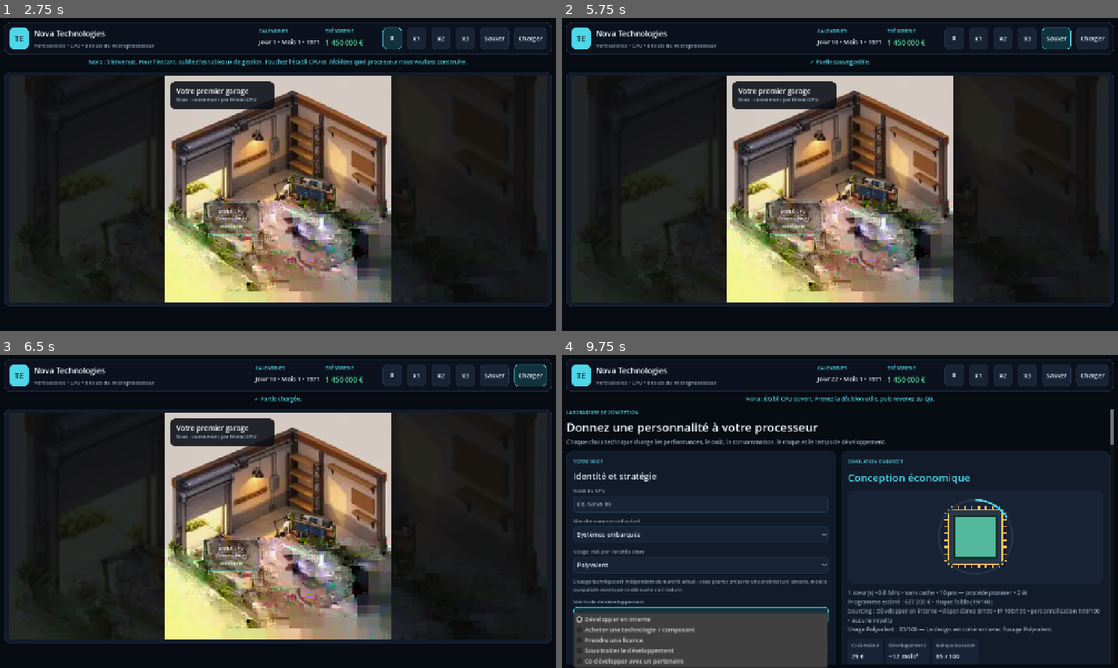
Above: before the commit, frames 1-4 (two rows, left to right).
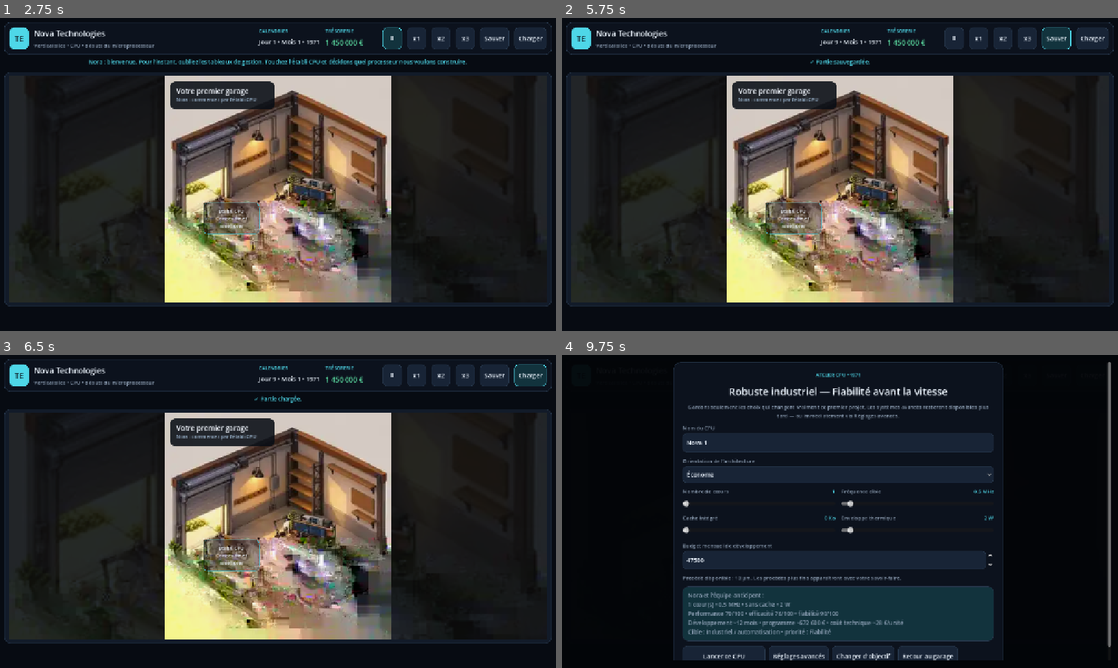
Above: after the commit, the same moments.

Repository: vadorus/addonhardwaregame2d
Game: Godot game, scene res://main.tscn
Same seed, same stepped clock (60 frames per second), same inputs: the game is played once before the commit and once after it.
Inputs (mouse positions are in pixels of both pictures, inside the frame that each line leads up to):
- Up to frame 1 (2.75 s): click "Nouvelle entreprise" at 0.5 s; click "Entrer dans le garage" at 1.25 s; click "Ⅱ" at 2 s
- Up to frame 2 (5.75 s): click "x1" at 2.75 s; click "x2" at 3.5 s; click "x3" at 4.25 s; click "Sauver" at 5 s
- Up to frame 3 (6.5 s): click "Charger" at 5.75 s
- Up to frame 4 (9.75 s): click "Établi CPU Concevoir et améli…" at 6.5 s; click (701, 533) at 7.25 s, where only the run before the commit has a clickable "Systèmes embarqués"; click (701, 564) at 8 s, where only the run before the commit has a clickable "Polyvalent"; click (840, 473) at 8.75 s, where only the run after the commit has a clickable "Économe"; click (701, 614) at 9.5 s, where only the run before the commit has a clickable "Développer en interne"

Frame 1 is identical in both runs. In frame 2, less than 0.1% of the frame differs, in the area x 45-52%, y 3-9%; in frame 3, less than 0.1%; in frame 4, 56%, in the area x 0-100%, y 1-100%.

Commit message:
ux: route the first workbench action through the guided CPU workshop

Diff:
--- a/main.gd
+++ b/main.gd
@@ -28,6 +28,7 @@
 var setup_panel: PanelContainer
 var setup_title_box: VBoxContainer
 var setup_creation_box: VBoxContainer
+var first_cpu_workshop: Control
 var month_layer: Control
 var month_panel: PanelContainer
 var month_report_label: Label
@@ -282,6 +283,7 @@
 	_build_month_layer()
 	_build_game_over_layer()
 	_build_research_event_layer()
+	_build_first_cpu_workshop_layer()
 
 func _create_dashboard_tab():
 	var dashboard_script: Script = load("res://ui/screens/DashboardScreen.gd")
@@ -294,6 +296,9 @@
 	tabs.add_child(dashboard_screen)
 
 func _on_dashboard_navigation(tab_index: int, context: String):
+	if CompanyManager.created and ResearchManager.projects.is_empty() and tab_index == 3 and context == "Établi CPU":
+		_show_first_cpu_workshop()
+		return
 	var before := tabs.current_tab if tabs != null else -1
 	_show_tab(tab_index)
 	if context != "" and tabs != null and tabs.current_tab == tab_index and before != tab_index:
@@ -366,6 +371,10 @@
 			_accept_cpu_remediation()
 		"start_project":
 			_start_project()
+		"return_to_garage":
+			_show_tab(0)
+			if ResearchManager.projects.is_empty():
+				TimeManager.time_scale = 0.0
 		"resolve_project_decision":
 			var decision_payload: Dictionary = payload if typeof(payload) == TYPE_DICTIONARY else {}
 			var project_id := str(decision_payload.get("project_id", ""))
@@ -1032,6 +1041,89 @@
 	if setup_name != null:
 		setup_name.grab_focus()
 
+func _build_first_cpu_workshop_layer() -> void:
+	var workshop_script: Script = load("res://ui/FirstCpuWorkshop.gd")
+	first_cpu_workshop = workshop_script.new() as Control
+	first_cpu_workshop.connect("launch_requested", _launch_first_cpu_from_workshop)
+	first_cpu_workshop.connect("advanced_requested", _open_advanced_first_cpu)
+	first_cpu_workshop.connect("cancel_requested", _close_first_cpu_workshop)
+	add_child(first_cpu_workshop)
+
+func _show_first_cpu_workshop() -> void:
+	if first_cpu_workshop == null:
+		return
+	TimeManager.time_scale = 0.0
+	first_cpu_workshop.call("open")
+	status_label.text = "Nora : choisissez d'abord ce que ce premier processeur doit accomplir."
+
+func _close_first_cpu_workshop() -> void:
+	if first_cpu_workshop != null:
+		first_cpu_workshop.call("close")
+	if tabs != null:
+		tabs.current_tab = 0
+	TimeManager.time_scale = 0.0
+	status_label.text = "Nora : l'établi reste prêt quand vous voudrez reprendre."
+
+func _apply_first_cpu_spec_to_lab(spec: Dictionary) -> void:
+	if spec.is_empty():
+		return
+	if rd_name != null:
+		rd_name.text = str(spec.get("name", "Nova 1"))
+	if rd_segment != null:
+		_select_meta(rd_segment, str(spec.get("segment", MarketManager.default_segment())))
+	if rd_application != null:
+		_select_meta(rd_application, str(spec.get("application", "GENERAL")))
+	if rd_approach != null:
+		_select_meta(rd_approach, "INTERNAL")
+	if rd_focus != null:
+		_select_meta(rd_focus, str(spec.get("focus", "BALANCED")))
+	if rd_budget != null:
+		rd_budget.value = int(spec.get("budget", 45000))
+	_set_cpu_design_controls(CPU_DESIGN.normalize(spec.get("design", CPU_DESIGN.default_design())), "Brief premier CPU")
+	_refresh_supplier_options()
+	_refresh_cpu_node_options()
+	_refresh_cpu_preview()
+
+func _open_advanced_first_cpu(spec: Dictionary) -> void:
+	_apply_first_cpu_spec_to_lab(spec)
+	if first_cpu_workshop != null:
+		first_cpu_workshop.call("close")
+	_show_tab(3)
+	TimeManager.time_scale = 0.0
+	status_label.text = "Mode avancé : le brief est appliqué. Vous pouvez maintenant modifier tous les paramètres avant de lancer le projet."
+
+func _launch_first_cpu_from_workshop(spec: Dictionary) -> void:
+	if spec.is_empty() or not ResearchManager.projects.is_empty():
+		if first_cpu_workshop != null:
+			first_cpu_workshop.call("show_error", "Ce premier atelier n'est disponible qu'avant le lancement de votre première génération.")
+		return
+	var project_name := str(spec.get("name", "")).strip_edges()
+	if project_name == "":
+		project_name = "Nova 1"
+	var design := CPU_DESIGN.normalize(spec.get("design", CPU_DESIGN.default_design()))
+	var ok := ResearchManager.start_project(
+		project_name,
+		"CPU",
+		str(spec.get("segment", MarketManager.default_segment())),
+		"INTERNAL",
+		str(spec.get("focus", "BALANCED")),
+		int(spec.get("budget", 45000)),
+		design,
+		{},
+		{},
+		str(spec.get("application", "GENERAL"))
+	)
+	if not ok:
+		if first_cpu_workshop != null:
+			first_cpu_workshop.call("show_error", "Le projet ne peut pas démarrer. Vérifiez la trésorerie ou choisissez un design moins ambitieux.")
+		return
+	if first_cpu_workshop != null:
+		first_cpu_workshop.call("close")
+	TimeManager.time_scale = 1.0
+	status_label.text = "%s entre en développement. Nora ouvre maintenant les outils de direction utiles au suivi du projet." % project_name
+	_refresh_all()
+	_show_tab(0)
+
 func _build_month_layer():
 	month_layer=ColorRect.new(); month_layer.color=Color(0,0,0,0.72); month_layer.set_anchors_and_offsets_preset(Control.PRESET_FULL_RECT); month_layer.visible=false; add_child(month_layer)
 	var center:=CenterContainer.new(); center.set_anchors_and_offsets_preset(Control.PRESET_FULL_RECT); month_layer.add_child(center)
@@ -1309,6 +1401,8 @@
 		game_over_panel.custom_minimum_size.x = minf(popup_width, 560.0)
 	if research_event_panel != null:
 		research_event_panel.custom_minimum_size.x = popup_width
+	if first_cpu_workshop != null and first_cpu_workshop.has_method("set_viewport_width"):
+		first_cpu_workshop.call("set_viewport_width", size.x)
 
 func _fill_text(option: OptionButton, items: Array):
 	option.clear(); for item in items: option.add_item(str(item)); option.set_item_metadata(option.item_count-1,str(item))
@@ -1511,6 +1605,7 @@
 
 func _start_new_game():
 	SimulationManager.reset_all(setup_name.text, _meta(setup_sector), _meta(setup_difficulty))
+	TimeManager.time_scale = 0.0
 	setup_layer.visible = false
 	game_over_layer.visible = false
 	if tabs != null:
@@ -1687,6 +1782,8 @@
 		status_label.text = "%s entre en développement — %s • usage %s%s%s%s." % [name, str(evaluation.profile), CPU_DESIGN.application_label(application_key), plan_text, remediation_text, supplier_text]
 		active_cpu_generation_plan = {}
 		active_cpu_remediation = {}
+		if TimeManager.time_scale <= 0.0:
+			TimeManager.time_scale = 1.0
 	else:
 		status_label.text = "Impossible de lancer le projet : vérifiez la trésorerie, la capacité R&D et la disponibilité du partenaire."
 	_refresh_all()
